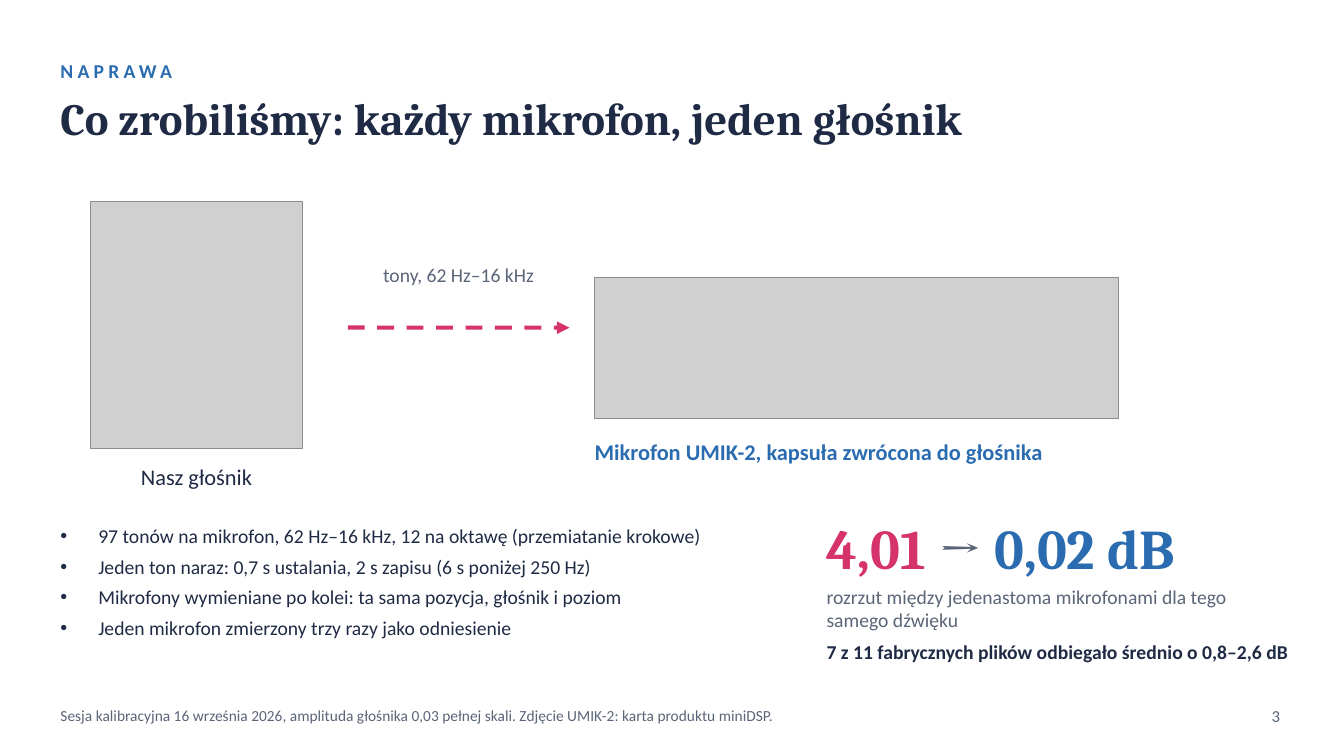
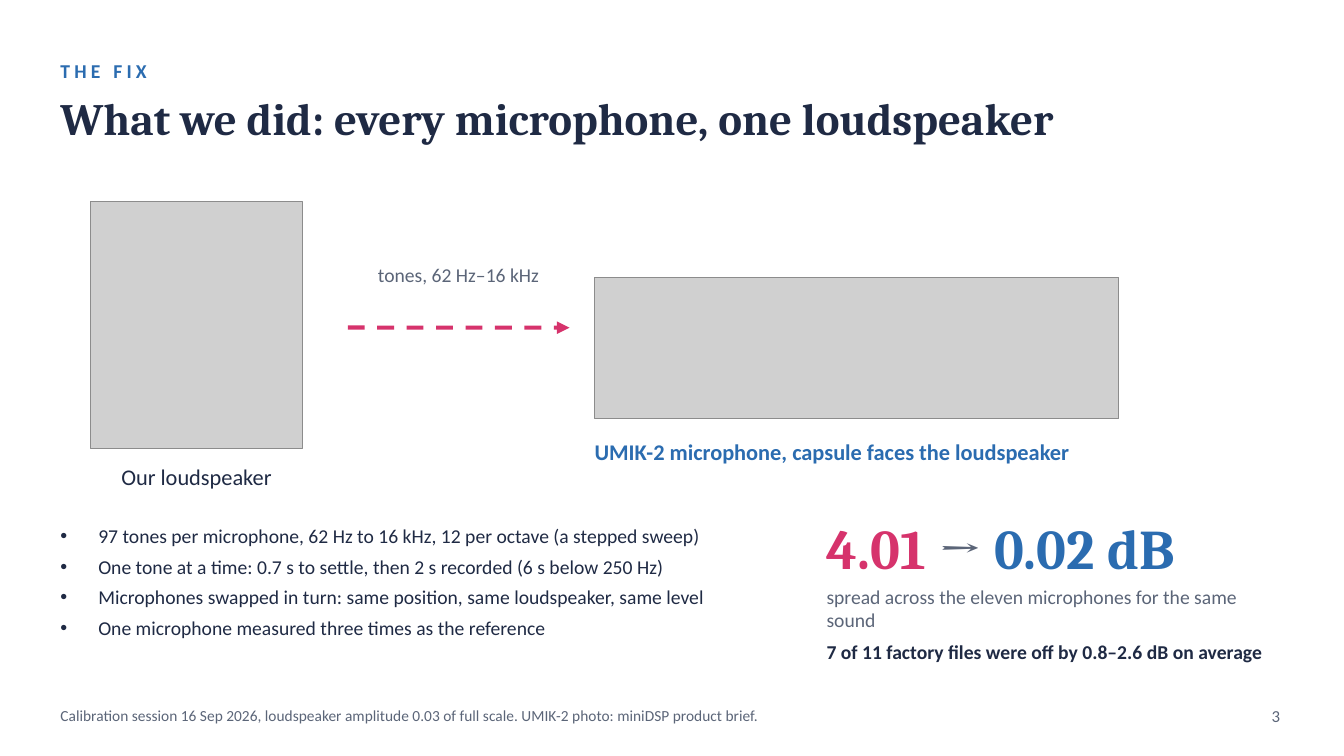
Before and after one commit to asdfgh0318/SoundVisualizer, a slide deck: slide 3 of docs/analysis/chamber-final-2026-10-01/slides/chamber-slides-final.pptx. Drawn at 1344x756 pixels with LibreOffice and Linux fonts; fonts in the diff are those of the drawing; grey boxes stand for pictures. Boxes give left, top, right and bottom in pixels: in the first picture for what was removed or moved away, otherwise in the second. Text is boxed around its words. In the diff, an @@ line names an element or a change of style, - is before the commit and + after.

```diff
--- a/docs/analysis/chamber-final-2026-10-01/slides/chamber-slides-final.pptx
+++ b/docs/analysis/chamber-final-2026-10-01/slides/chamber-slides-final.pptx
@@ text at box(60, 65, 146, 78): text changed @@
-NAPRAWA
+THE FIX
@@ text at box(60, 104, 1054, 145): text changed @@
-Co zrobiliśmy: każdy mikrofon, jeden głośnik
+What we did: every microphone, one loudspeaker
@@ text at box(378, 268, 539, 284): text changed @@
-tony, 62 Hz–16 kHz
+tones, 62 Hz–16 kHz
@@ text at box(595, 444, 1069, 464): text changed @@
-Mikrofon UMIK-2, kapsuła zwrócona do głośnika
+UMIK-2 microphone, capsule faces the loudspeaker
@@ text at box(121, 469, 272, 489): text changed @@
-Nasz głośnik
+Our loudspeaker
@@ text at box(98, 529, 703, 638): text changed @@
-• 97 tonów na mikrofon, 62 Hz–16 kHz, 12 na oktawę (przemiatanie krokowe)
-• Jeden ton naraz: 0,7 s ustalania, 2 s zapisu (6 s poniżej 250 Hz)
-• Mikrofony wymieniane po kolei: ta sama pozycja, głośnik i poziom
-• Jeden mikrofon zmierzony trzy razy jako odniesienie
+• 97 tones per microphone, 62 Hz to 16 kHz, 12 per octave (a stepped sweep)
+• One tone at a time: 0.7 s to settle, then 2 s recorded (6 s below 250 Hz)
+• Microphones swapped in turn: same position, same loudspeaker, same level
+• One microphone measured three times as the reference
@@ text at box(827, 530, 1174, 570): text changed @@
-4,01 → 0,02 dB
+4.01 → 0.02 dB
@@ text at box(827, 590, 1237, 627): text changed @@
-rozrzut między jedenastoma mikrofonami dla tego samego dźwięku
+spread across the eleven microphones for the same sound
@@ text at box(827, 645, 1262, 663): text changed @@
-7 z 11 fabrycznych plików odbiegało średnio o 0,8–2,6 dB
+7 of 11 factory files were off by 0.8–2.6 dB on average
@@ text at box(60, 710, 758, 724): text changed @@
-Sesja kalibracyjna 16 września 2026, amplituda głośnika 0,03 pełnej skali. Zdjęcie UMIK-2: karta produktu miniDSP.
+Calibration session 16 Sep 2026, loudspeaker amplitude 0.03 of full scale. UMIK-2 photo: miniDSP product brief.
```
Also in this commit, not shown: 5 other slides changed, 2 slides added, 2 slides removed.
